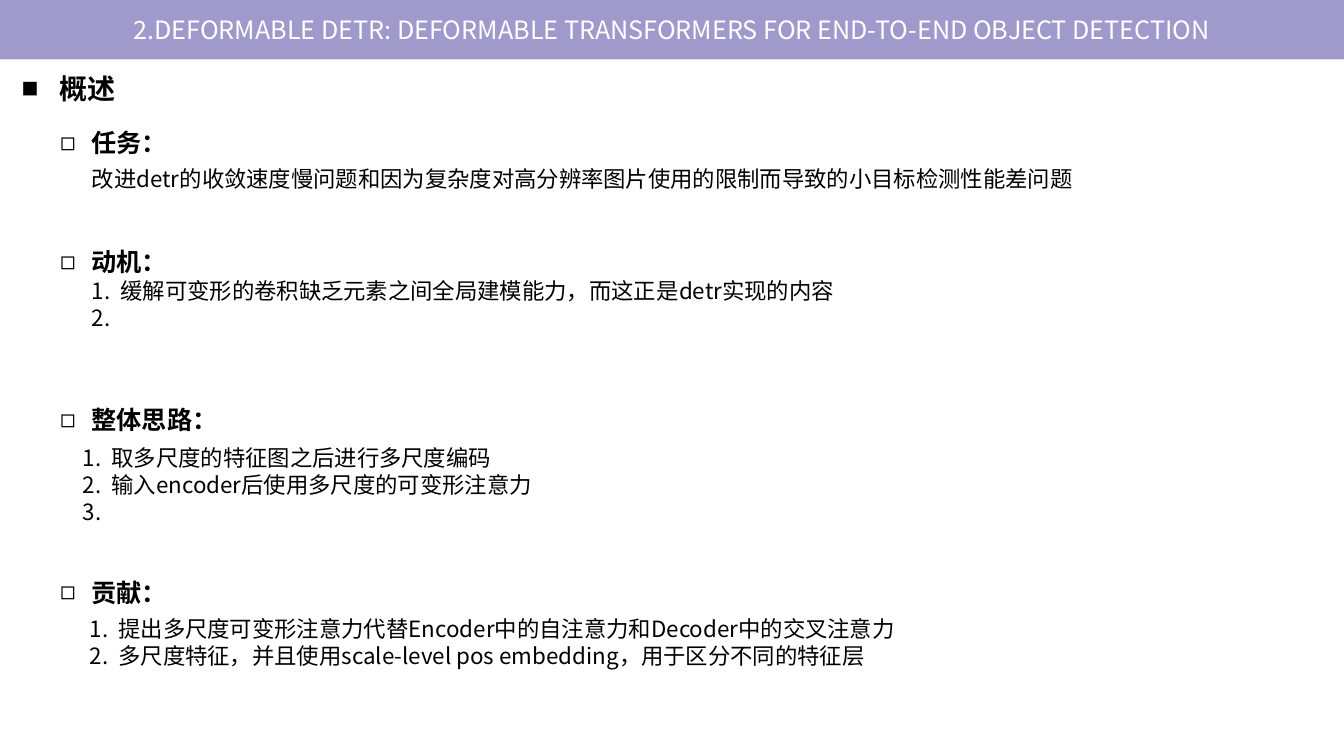
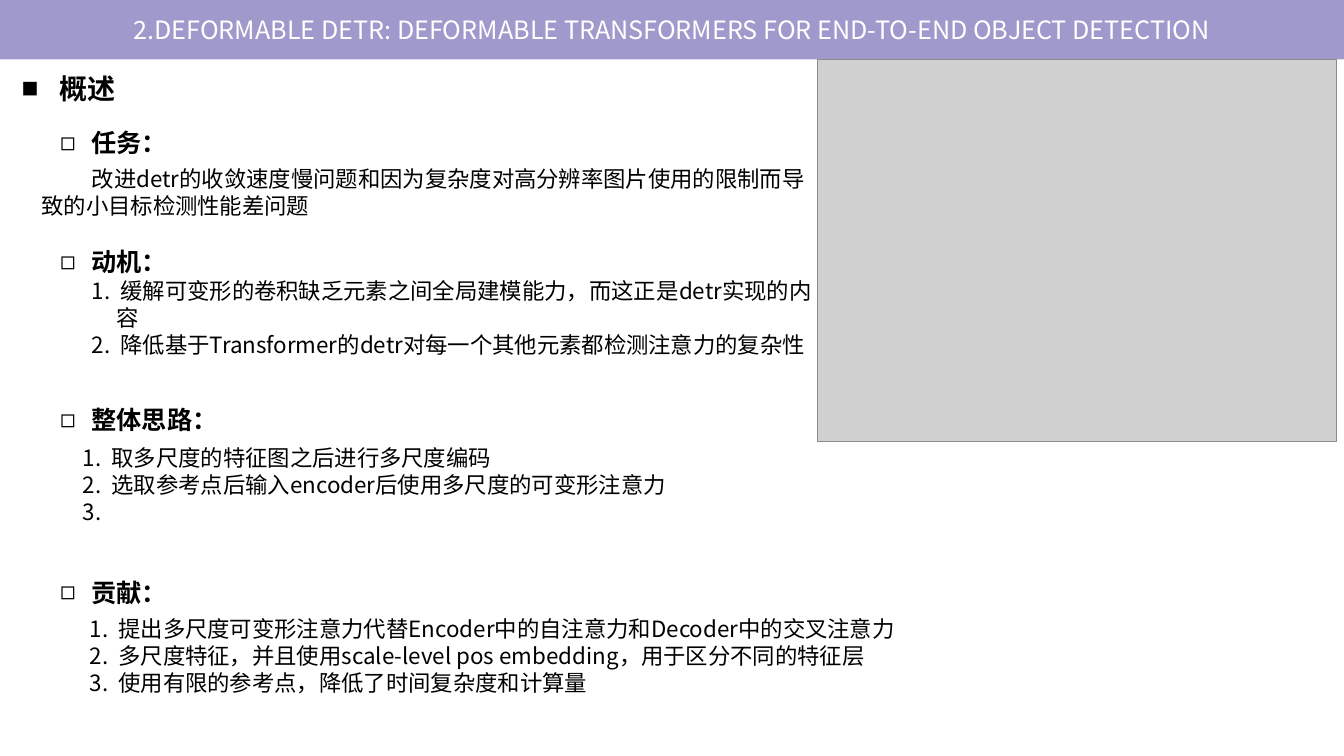
Before and after one commit to tj-messi/cv-computer-visual-tj, a slide deck: slide 10 of 0.组会记录/2024-10-17/report-2024-10-10.pptx. Drawn at 1344x756 pixels with LibreOffice and Linux fonts; fonts in the diff are those of the drawing; grey boxes stand for pictures. Boxes give left, top, right and bottom in pixels: in the first picture for what was removed or moved away, otherwise in the second. Text is boxed around its words. In the diff, an @@ line names an element or a change of style, - is before the commit and + after.

```diff
--- a/0.组会记录/2024-10-17/report-2024-10-10.pptx
+++ b/0.组会记录/2024-10-17/report-2024-10-10.pptx
@@ picture added at (818,59,1336,442) @@
@@ text "改进detr的收敛速度慢问题和因为复杂度对高分辨率图片使用的限制而导致的小目标检测性能差问题" rewrapped from (92,168,1072,189) to (92,168,805,189) @@
@@ text at (92,280,811,355): text changed @@
-1. 缓解可变形的卷积缺乏元素之间全局建模能力，而这正是detr实现的内容
-2.
+1. 缓解可变形的卷积缺乏元素之间全局建模能力，而这正是detr实现的内
+容
+2. 降低基于Transformer的detr对每一个其他元素都检测注意力的复杂性
@@ text at (83,474,666,495): text changed @@
-2. 输入encoder后使用多尺度的可变形注意力
+2. 选取参考点后输入encoder后使用多尺度的可变形注意力
@@ text at (90,672,587,694): paragraph added @@
+3. 使用有限的参考点，降低了时间复杂度和计算量
```
Also in this commit, not shown: 3 other slides changed, 2 slides added.
